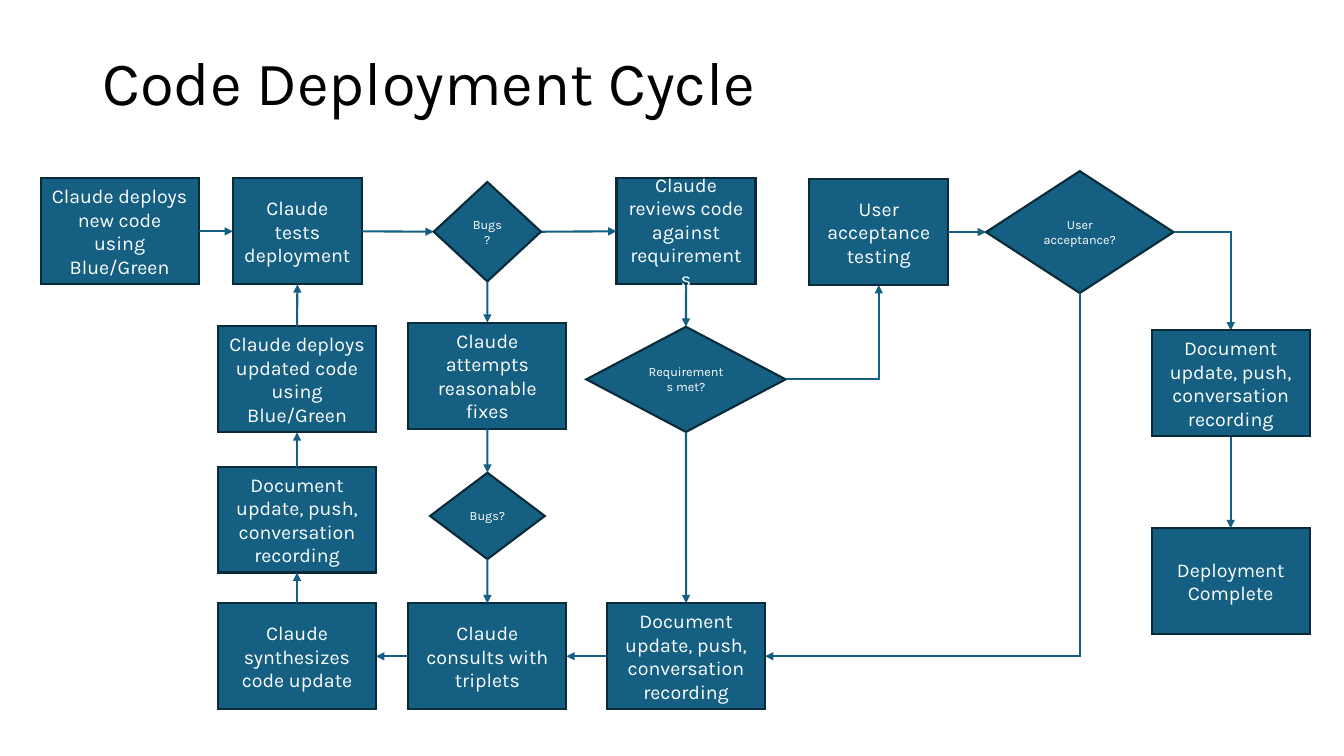
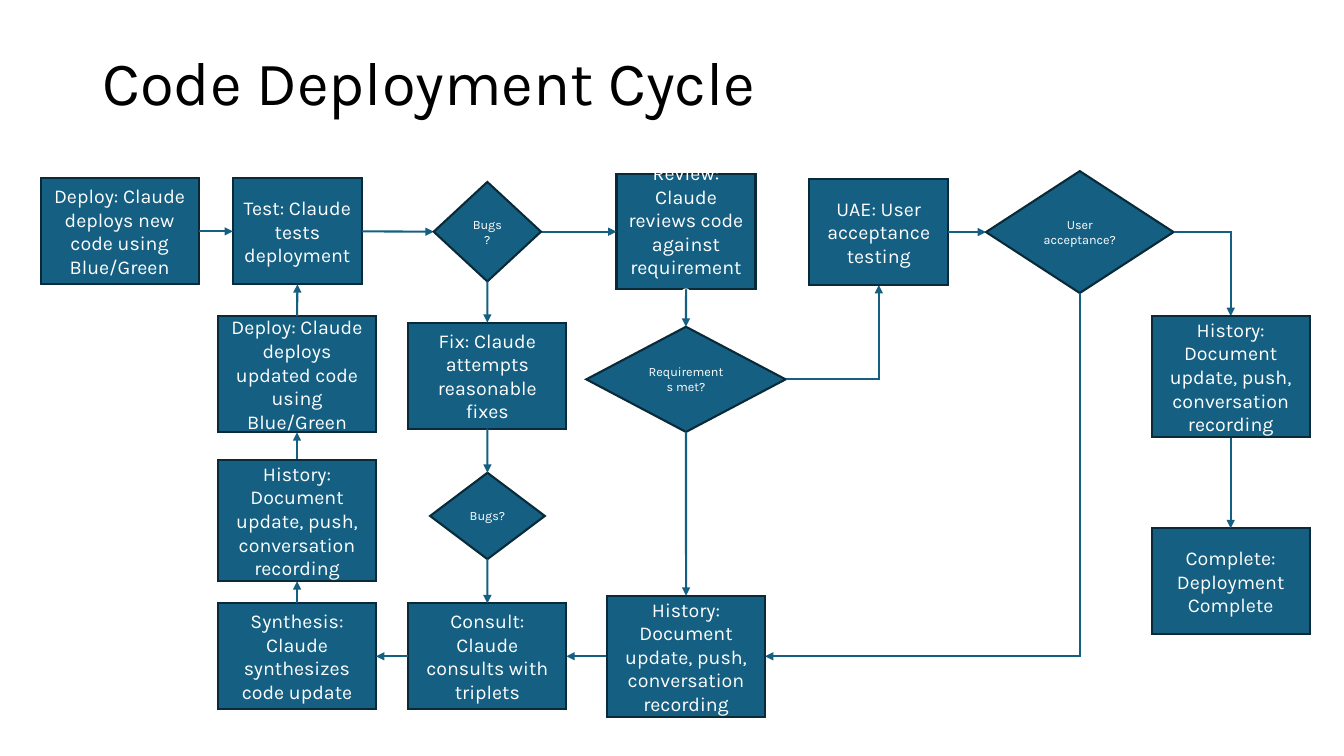
Before and after one commit to rmdevpro/ICCM, a slide deck: slide 4 of architecture/General Architecture.pptx. Drawn at 1344x756 pixels with LibreOffice and Linux fonts; fonts in the diff are those of the drawing. Boxes give left, top, right and bottom in pixels: in the first picture for what was removed or moved away, otherwise in the second. Text is boxed around its words. In the diff, an @@ line names an element or a change of style, - is before the commit and + after.

```diff
--- a/architecture/General Architecture.pptx
+++ b/architecture/General Architecture.pptx
@@ rectangle "Review: Claude reviews code against ...": place and size @@
-rectangle "Review: Claude reviews code against ..." at <box>617,178,756,284</box>
+rectangle "Review: Claude reviews code against ..." at <box>617,174,756,290</box>
@@ text in rectangle at <box>629,163,744,256</box>: text changed @@
-Claude reviews code against requirements
+Review: Claude reviews code against requirements
@@ text in rectangle at <box>54,189,185,276</box>: text changed @@
-Claude deploys new code using Blue/Green
+Deploy: Claude deploys new code using Blue/Green
@@ text in rectangle at <box>244,201,351,267</box>: text changed @@
-Claude tests deployment
+Test: Claude tests deployment
@@ text in rectangle at <box>827,203,930,268</box>: text changed @@
-User acceptance testing
+UAE: User acceptance testing
@@ elbow arrow moved from (1174, 232) - (1231, 331) to (1174, 232) - (1231, 317) @@
@@ arrow moved from (297, 327) - (297, 284) to (297, 317) - (297, 284) @@
@@ arrow moved from (687, 284) - (687, 327) to (687, 289) - (687, 327) @@
@@ rectangle "Deploy: Claude deploys updated code ...": place and size @@
-rectangle "Deploy: Claude deploys updated code ..." at <box>218,327,376,433</box>
+rectangle "Deploy: Claude deploys updated code ..." at <box>218,317,376,433</box>
@@ text in rectangle at <box>231,320,362,435</box>: text changed @@
-Claude deploys updated code using Blue/Green
+Deploy: Claude deploys updated code using Blue/Green
@@ rectangle "History: Document update, push, conversation ...": place and size @@
-rectangle "History: Document update, push, conversation ..." at <box>1152,331,1311,437</box>
+rectangle "History: Document update, push, conversation ..." at <box>1152,317,1311,438</box>
@@ text in rectangle at <box>1170,323,1292,437</box>: text changed @@
-Document update, push, conversation recording
+History: Document update, push, conversation recording
@@ text in rectangle at <box>438,334,537,419</box>: text changed @@
-Claude attempts reasonable fixes
+Fix: Claude attempts reasonable fixes
@@ arrow moved from (297, 467) - (297, 433) to (297, 460) - (297, 433) @@
@@ arrow moved from (687, 433) - (687, 604) to (687, 433) - (687, 596) @@
@@ rectangle "History: Document update, push, conversation ...": place and size @@
-rectangle "History: Document update, push, conversation ..." at <box>218,467,376,573</box>
+rectangle "History: Document update, push, conversation ..." at <box>218,460,376,581</box>
@@ text in rectangle at <box>236,467,358,581</box>: text changed @@
-Document update, push, conversation recording
+History: Document update, push, conversation recording
@@ text in rectangle at <box>1177,551,1284,617</box>: text changed @@
-Deployment Complete
+Complete: Deployment Complete
@@ arrow moved from (297, 604) - (297, 573) to (297, 604) - (297, 582) @@
@@ rectangle "History: Document update, push, conversation ...": place and size @@
-rectangle "History: Document update, push, conversation ..." at <box>607,604,765,710</box>
+rectangle "History: Document update, push, conversation ..." at <box>607,596,765,717</box>
@@ text in rectangle at <box>242,614,352,704</box>: text changed @@
-Claude synthesizes code update
+Synthesis: Claude synthesizes code update
@@ text in rectangle at <box>426,614,548,704</box>: text changed @@
-Claude consults with triplets
+Consult: Claude consults with triplets
@@ text in rectangle at <box>625,603,747,717</box>: text changed @@
-Document update, push, conversation recording
+History: Document update, push, conversation recording
```
Also in this commit, not shown: 1 other slide changed, 52 other files.
